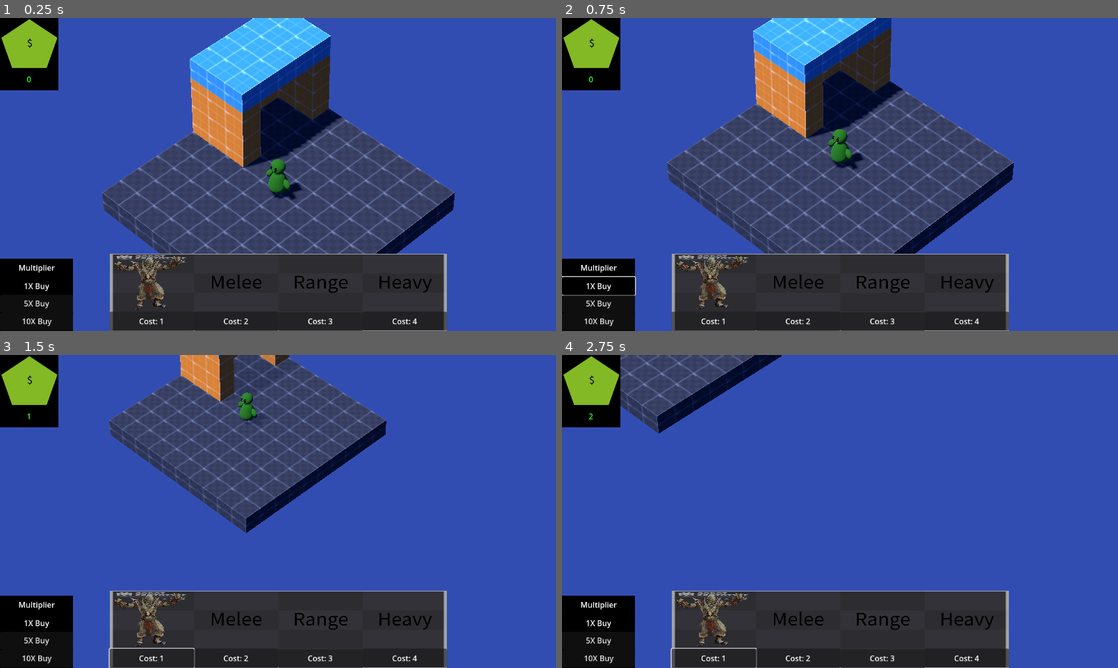
Above: before the commit, frames 1-4 (two rows, left to right).
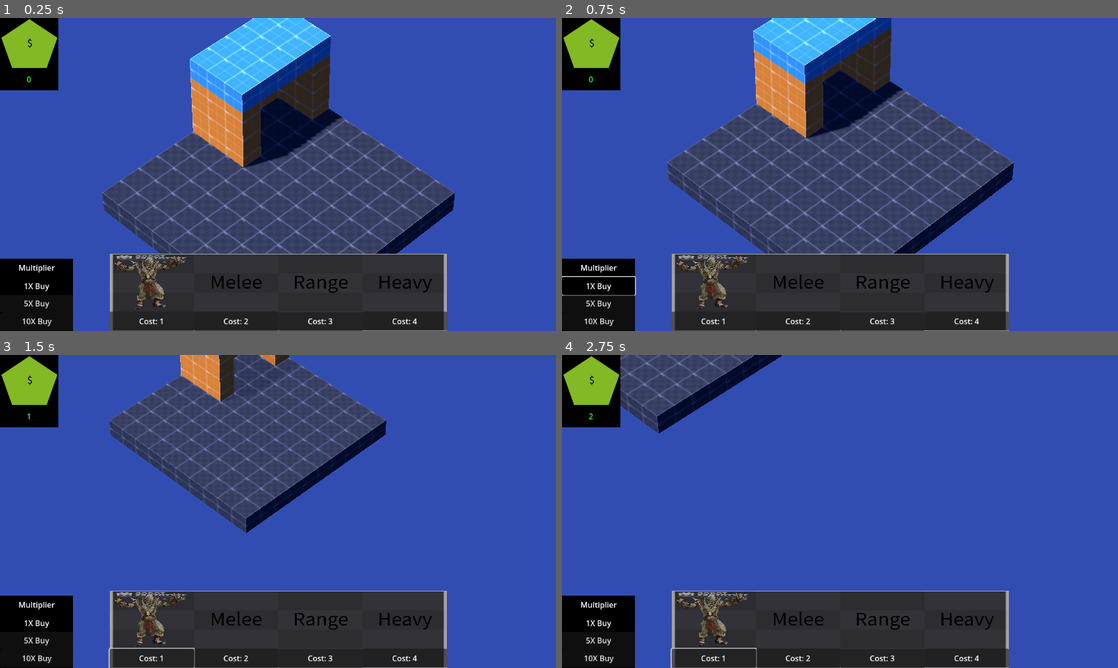
Above: after the commit, the same moments.

Repository: HuskyGameDev/2024f-team10
Game: Godot game, scene res://scenes/game.tscn
The game is run twice, just before and just after one commit, with the same random seed, the same clock (stepped at 60 frames per second) and the same inputs.
Inputs (mouse positions are in pixels of both pictures, inside the frame that each line leads up to):
- Up to frame 1 (0.25 s): no input
- Up to frame 2 (0.75 s): click "1X Buy" at 0.5 s
- Up to frame 3 (1.5 s): move the mouse to (400, 495) at 1.27 s; hold Right from 1.28 s (still down); hold Mouse wheel down (Scroll_Down) from 1.28 s (still down)
- Up to frame 4 (2.75 s): move the mouse to (728, 527) at 2.02 s; release Right at 2.03 s; release Mouse wheel down (Scroll_Down) at 2.03 s; hold Down from 2.03 s (still down); tap Mouse wheel up (Scroll_Up) at 2.1 s

The runs differ from the first frame. In frame 1, 0.4% of the frame differs, in the area x 47-55%, y 45-58%; in frame 2, 0.4%; in frame 3, 0.2%; in frame 4, nothing differs.

Commit message:
Towers can shoot and kill enemy troops

Diff:
--- a/scenes/bullet.tscn
+++ b/scenes/bullet.tscn
@@ -12,7 +12,7 @@
 script = ExtResource("1_7fm5u")
 
 [node name="CSGMesh3D" type="CSGMesh3D" parent="."]
-transform = Transform3D(-4.37114e-08, -1, 0, 1, -4.37114e-08, 0, 0, 0, 1, 0, 0, 0)
+transform = Transform3D(-4.37114e-09, -0.1, 0, 0.1, -4.37114e-09, 0, 0, 0, 0.1, 0, 0, 0)
 mesh = SubResource("PrismMesh_j3kme")
 
 [node name="CollisionShape3D" type="CollisionShape3D" parent="."]
--- a/scenes/game.tscn
+++ b/scenes/game.tscn
@@ -6,7 +6,6 @@
 [ext_resource type="Texture2D" uid="uid://k2d072d5osso" path="res://assets/addons/godot-prototype-texture/PNG/grid_orange_512x512.png" id="2_0fwkx"]
 [ext_resource type="PackedScene" uid="uid://epy08dhbnqp" path="res://scenes/camera_rig.tscn" id="3_icaeh"]
 [ext_resource type="Texture2D" uid="uid://d3efjw3avj0g6" path="res://assets/addons/godot-prototype-texture/PNG/grid_blue_512x512.png" id="3_m5era"]
-[ext_resource type="PackedScene" uid="uid://bdggw1uagubs0" path="res://scenes/orc.tscn" id="5_ee78g"]
 
 [sub_resource type="ShaderMaterial" id="ShaderMaterial_pv8rd"]
 shader = ExtResource("1_2ae6i")
@@ -128,5 +127,15 @@
 transform = Transform3D(3, 0, 0, 0, 1, 0, 0, 0, 5, 0, 0, 0)
 mesh = SubResource("BoxMesh_r37bp")
 
-[node name="Orc" parent="." groups=["Orc Troop"] instance=ExtResource("5_ee78g")]
+[node name="Orc" parent="." groups=["Orc Troop"]]
+_import_path = NodePath("")
+unique_name_in_owner = false
+process_mode = 0
+process_priority = 0
+process_physics_priority = 0
+process_thread_group = 0
+physics_interpolation_mode = 0
+auto_translate_mode = 0
+editor_description = ""
 transform = Transform3D(1, 0, 0, 0, 1, 0, 0, 0, 1, 0, 1.5, 0)
+script = null
--- a/scenes/tower.tscn
+++ b/scenes/tower.tscn
@@ -22,7 +22,7 @@
 [node name="Aim" type="Marker3D" parent="."]
 transform = Transform3D(1, 0, 0, 0, 1, 0, 0, 0, 1, 0, 5.65452, 0.00823981)
 
-[node name="DetectionRange" type="Area3D" parent="." groups=["Tower Troop"]]
+[node name="DetectionRange" type="Area3D" parent="."]
 
 [node name="Range" type="CollisionShape3D" parent="DetectionRange"]
 transform = Transform3D(10, 0, 0, 0, 10, 0, 0, 0, 10, 0, 0, 0)
@@ -34,3 +34,4 @@
 
 [connection signal="body_entered" from="DetectionRange" to="." method="_on_detection_range_body_entered"]
 [connection signal="body_exited" from="DetectionRange" to="." method="_on_detection_range_body_exited"]
+[connection signal="timeout" from="FireRate" to="." method="_on_fire_rate_timeout"]
--- a/scripts/bullet.gd
+++ b/scripts/bullet.gd
@@ -6,16 +6,12 @@
 
 func _physics_process(delta):
 	if is_instance_valid(target):
-		velocity = global_position.direction_to(target.global_position)
-		look_at(target.global_position)
-
+		velocity = global_position.direction_to(target.global_position) * speed
 		move_and_slide()
 	else:
 		queue_free()
 
-
-
 func _on_collision_body_entered(body):
 	if body.is_in_group("Orc Troop"):
-		body.damage(bullet_damage)
+		body.damage(damage)
 		queue_free()
--- a/scripts/mortar_tower.gd
+++ b/scripts/mortar_tower.gd
@@ -1,15 +1,30 @@
 extends StaticBody3D
 
-var bullet
-var health : int = 0
+var bullet : PackedScene = preload("res://scenes/bullet.tscn")
+var health : int = 100
 var damage : int = 5
 var targets : Array = []
 var cur_tar : Unit
 var can_shoot : bool = true
 
-func _process(delta: float) -> void:
+func shoot() -> void:
+	var temp_bullet : CharacterBody3D = bullet.instantiate()
+	temp_bullet.target = cur_tar
+	temp_bullet.damage = damage
+	get_node("BulletContainer").add_child(temp_bullet)
+	temp_bullet.global_position = $Tower/Aim.global_position
+
+func _process(delta):
 	if health <= 0:
 		queue_free()
+	if is_instance_valid(cur_tar):
+		if can_shoot:
+			shoot()
+			can_shoot = false
+			$FireRate.start()
+	else:
+		for i in get_node("BulletContainer").get_child_count():
+			get_node("BulletContainer").get_child(i).queue_free()
 
 func choose_target(targets : Array) -> void:
 	var temp_array : Array = targets
@@ -29,7 +44,7 @@
 		targets.erase(body)
 		choose_target(targets)
 
-func _on_too_close_range_body_entered(body: Node3D) -> void:
+func _on_too_close_range_body_entered(body):
 	if body.is_in_group("Orc Troop"):
 		targets.erase(body)
 		choose_target(targets)
--- a/scripts/tower.gd
+++ b/scripts/tower.gd
@@ -1,15 +1,30 @@
 extends StaticBody3D
 
-var bullet
+var bullet : PackedScene = preload("res://scenes/bullet.tscn")
 var health : int = 100
 var damage : int = 5
 var targets : Array = []
 var cur_tar : Unit
 var can_shoot : bool = true
 
-func _process(delta: float) -> void:
+func shoot() -> void:
+	var temp_bullet : CharacterBody3D = bullet.instantiate()
+	temp_bullet.target = cur_tar
+	temp_bullet.damage = damage
+	get_node("BulletContainer").add_child(temp_bullet)
+	temp_bullet.global_position = $Tower2/Aim.global_position
+
+func _process(delta):
 	if health <= 0:
 		queue_free()
+	if is_instance_valid(cur_tar):
+		if can_shoot:
+			shoot()
+			can_shoot = false
+			$FireRate.start()
+	else:
+		for i in get_node("BulletContainer").get_child_count():
+			get_node("BulletContainer").get_child(i).queue_free()
 
 func choose_target(targets : Array) -> void:
 	var temp_array : Array = targets
@@ -28,3 +43,6 @@
 	if body.is_in_group("Orc Troop"):
 		targets.erase(body)
 		choose_target(targets)
+
+func _on_fire_rate_timeout() -> void:
+	can_shoot = true
Not shown: 1 places in scenes/game.tscn that only renumber resources
